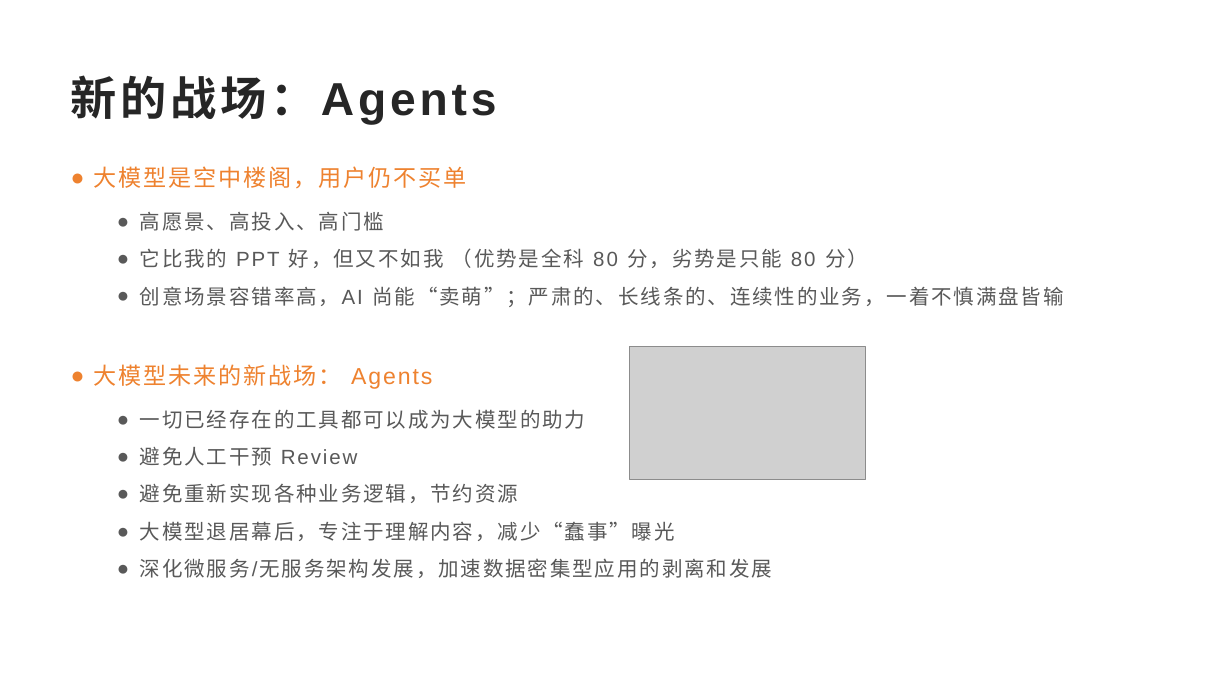
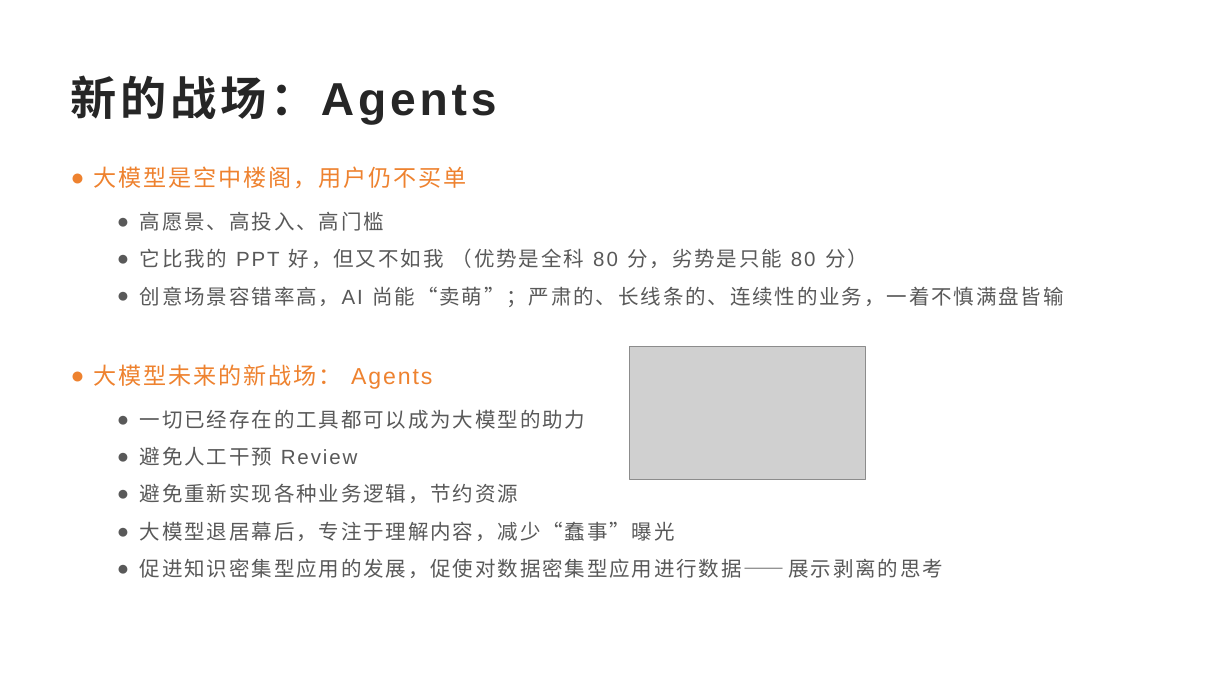
Before and after one commit to SakigamiYang/PyCon, a slide deck: slide 25 of PyCon2023/PyConChina2023-LLM+RAG企业落地-Ai兔兔.pptx. Drawn at 1232x693 pixels with LibreOffice and Linux fonts; fonts in the diff are those of the drawing; grey boxes stand for pictures; background and template pictures are left out. Boxes give left, top, right and bottom in pixels: in the first picture for what was removed or moved away, otherwise in the second. Text is boxed around its words. In the diff, an @@ line names an element or a change of style, - is before the commit and + after.

```diff
--- a/PyCon2023/PyConChina2023-LLM+RAG企业落地-Ai兔兔.pptx
+++ b/PyCon2023/PyConChina2023-LLM+RAG企业落地-Ai兔兔.pptx
@@ text at bbox=[140, 558, 943, 578]: text changed @@
-  ● 深化微服务/无服务架构发展，加速数据密集型应用的剥离和发展
+  ● 促进知识密集型应用的发展，促使对数据密集型应用进行数据——展示剥离的思考
```
